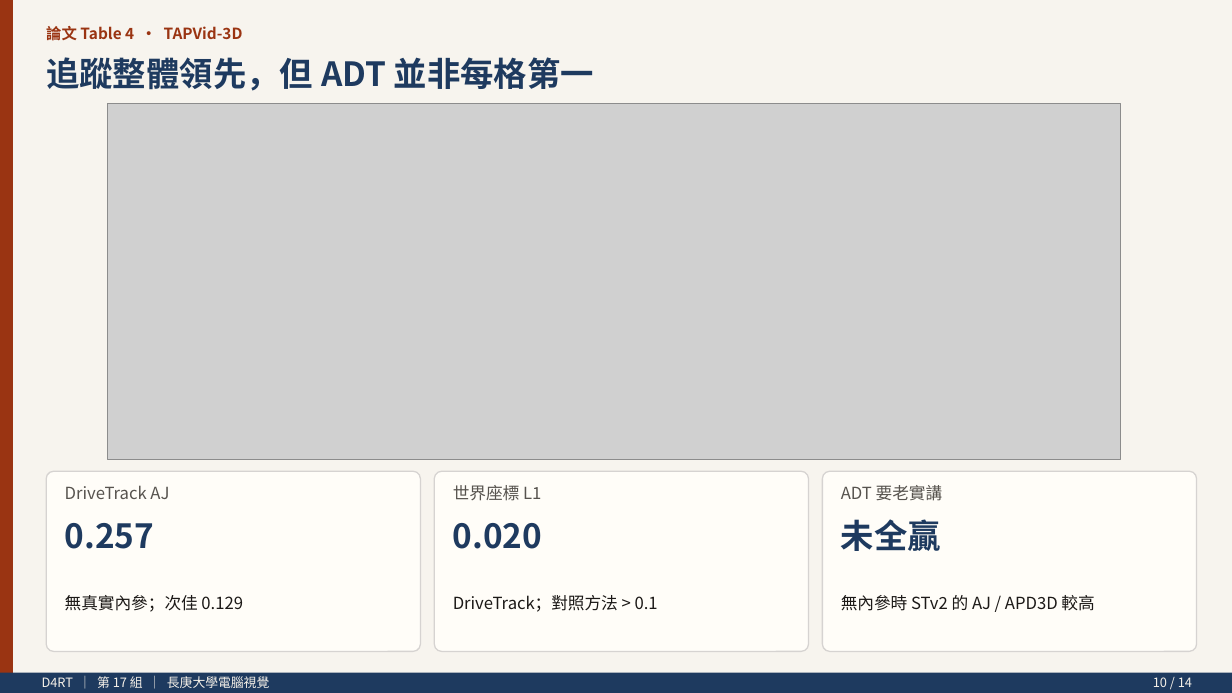
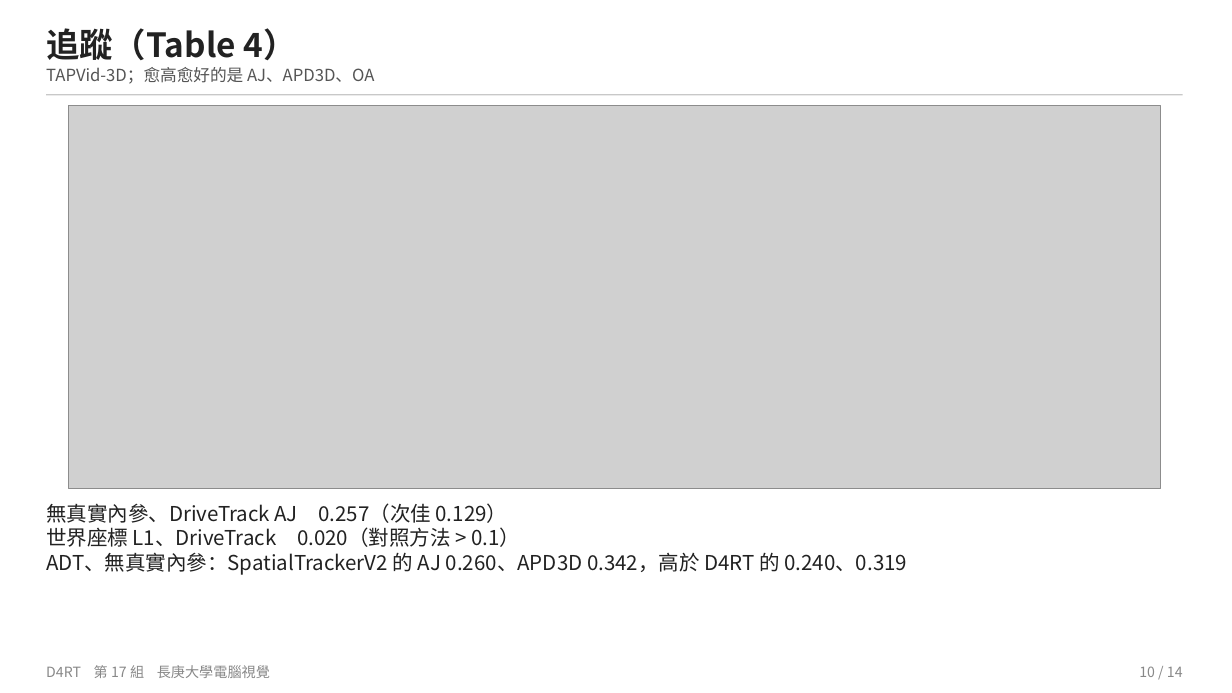
Before and after one commit to soymilk0211/cgu-cv-d4rt-presentation, a slide deck: slide 10 of D4RT_簡報.pptx. Drawn at 1232x693 pixels with LibreOffice and Linux fonts; fonts in the diff are those of the drawing; grey boxes stand for pictures. Boxes give left, top, right and bottom in pixels: in the first picture for what was removed or moved away, otherwise in the second. Text is boxed around its words. In the diff, an @@ line names an element or a change of style, - is before the commit and + after.

Commit message:
Revise slides and scripts for a plainer classroom tone
Shorter on-slide keywords, paper figures as the main content,
and a comparison of what is new versus prior methods, including
the cases D4RT does not win.

```diff
--- a/D4RT_簡報.pptx
+++ b/D4RT_簡報.pptx
@@ rectangle removed at box(0, 0, 1232, 693) @@
@@ rectangle removed at box(0, 0, 13, 693) @@
@@ text "追蹤（Table 4）" at box(46, 28, 296, 60): vertical alignment middle to top @@
@@ text at box(46, 28, 296, 60): text changed; size 12 to 26 pt; text colour #9A3412 to #222222 @@
-論文 Table 4 · TAPVid-3D
+追蹤（Table 4）
@@ text removed at box(46, 57, 594, 91) @@
-追蹤整體領先，但 ADT 並非每格第一
@@ text added at box(46, 67, 374, 84), 13 pt, text #555555 @@
+TAPVid-3D；愈高愈好的是 AJ、APD3D、OA
@@ rectangle added at box(46, 94, 1183, 95), fill #C8C8C8 @@
@@ picture: place and size @@
-picture at box(108, 104, 1121, 459)
+picture at box(68, 105, 1161, 489)
@@ rounded rectangle removed at box(46, 471, 421, 652) @@
@@ rounded rectangle removed at box(434, 471, 809, 652) @@
@@ rounded rectangle removed at box(823, 471, 1197, 652) @@
@@ text added at box(46, 503, 907, 575), 16 pt, text #222222 @@
+無真實內參、DriveTrack AJ 0.257（次佳 0.129）
+世界座標 L1、DriveTrack 0.020（對照方法 > 0.1）
+ADT、無真實內參：SpatialTrackerV2 的 AJ 0.260、APD3D 0.342，高於 D4RT 的 0.240、0.319
@@ text removed at box(65, 485, 169, 499) @@
-DriveTrack AJ
@@ text removed at box(453, 485, 541, 501) @@
-世界座標 L1
@@ text removed at box(841, 485, 943, 501) @@
-ADT 要老實講
@@ text removed at box(65, 523, 155, 549) @@
-0.257
@@ text removed at box(453, 523, 543, 549) @@
-0.020
@@ text removed at box(841, 519, 941, 551) @@
-未全贏
@@ text removed at box(65, 595, 243, 612) @@
-無真實內參；次佳 0.129
@@ text removed at box(453, 595, 658, 612) @@
-DriveTrack；對照方法 > 0.1
@@ text removed at box(841, 595, 1094, 611) @@
-無內參時 STv2 的 AJ / APD3D 較高
@@ rectangle removed at box(0, 673, 1232, 693) @@
@@ text at box(46, 665, 270, 678): text changed; size 10 to 11 pt; text colour #F5F0E8 to #888888 @@
-D4RT ｜ 第 17 組 ｜ 長庚大學電腦視覺
+D4RT 第 17 組 長庚大學電腦視覺
@@ text "D4RT 第 17 組 長庚大學電腦視覺" at box(46, 665, 270, 678): vertical alignment middle to top @@
@@ text "10 / 14": place and size @@
-text "10 / 14" at box(1153, 677, 1192, 687)
+text "10 / 14" at box(1139, 666, 1183, 677)
@@ text "10 / 14" at box(1139, 666, 1183, 677): size 10 to 11 pt, text colour #F5F0E8 to #888888; vertical alignment middle to top @@
```
Also in this commit, not shown: 12 other slides changed, 1 slide added, 1 slide removed, 4 other files.
